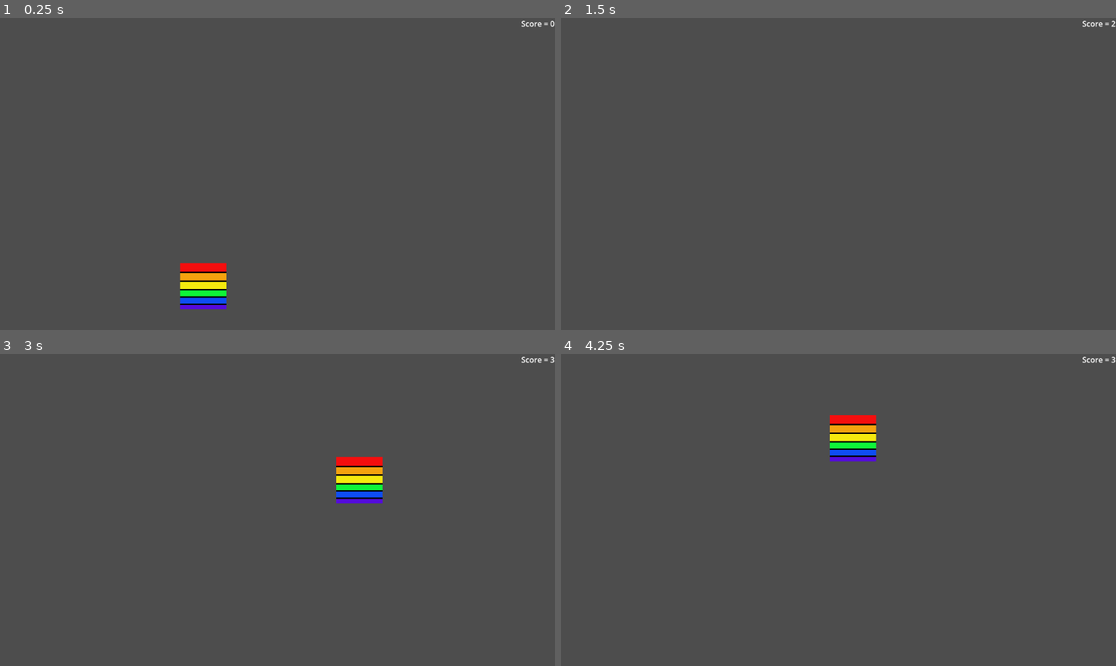
Above: before the commit, frames 1-4 (two rows, left to right).
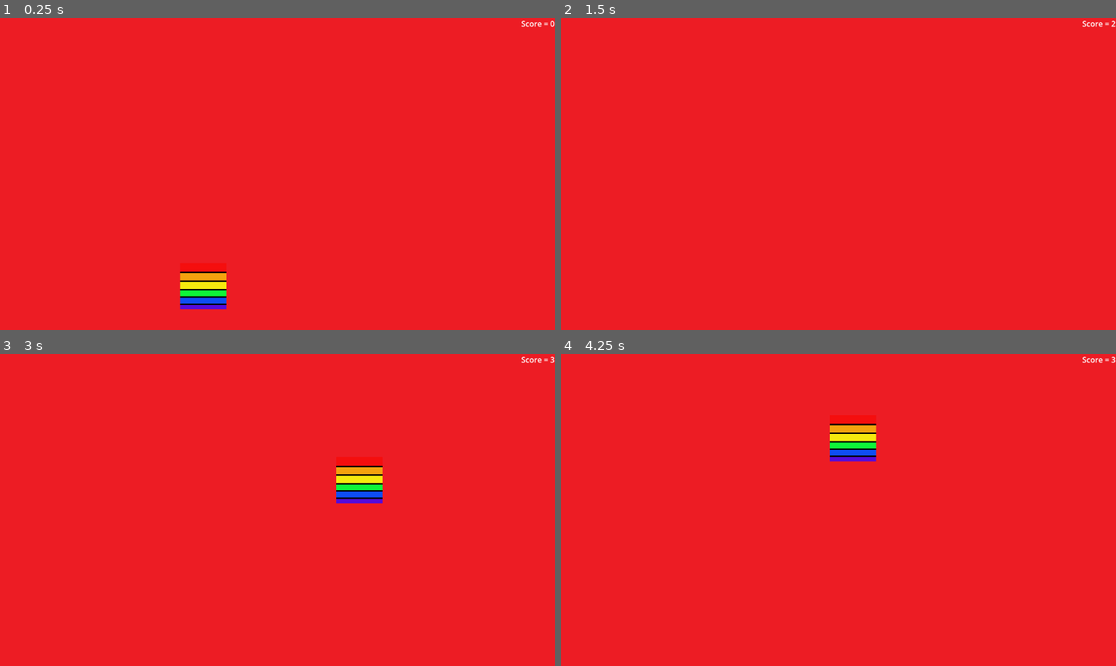
Above: after the commit, the same moments.

Repository: Kuro-Tie/freedom-game
Game: Godot game, scene res://scenes/random_button_clicker.tscn
Two runs of this game, one before a commit and one after it. Both use one fixed random seed, a clock stepped at 60 frames per second and the inputs below.
Inputs (mouse positions are in pixels of both pictures, inside the frame that each line leads up to):
- Up to frame 1 (0.25 s): no input
- Up to frame 2 (1.5 s): click (766, 286) at 0.5 s; click (794, 252) at 1.25 s
- Up to frame 3 (3 s): click (133, 556) at 2 s; tap Enter at 2.75 s
- Up to frame 4 (4.25 s): tap Space at 3.5 s

The runs differ from the first frame. In frame 1, 99% of the frame differs, in the area x 0-100%, y 0-100%; in frame 2, 100%; in frame 3, 99%; in frame 4, 99%.

Commit message:
Change background wih list load

Diff:
--- a/scenes/random_button_clicker.tscn
+++ b/scenes/random_button_clicker.tscn
@@ -1,12 +1,34 @@
-[gd_scene load_steps=3 format=3 uid="uid://cq0i6nnhamlmb"]
+[gd_scene load_steps=4 format=3 uid="uid://cq0i6nnhamlmb"]
 
 [ext_resource type="Script" uid="uid://cmnm36hp1bx3l" path="res://scripts/random_button_clicker.gd" id="1_b060s"]
+[ext_resource type="Texture2D" uid="uid://vi0l0jdllyeu" path="res://assets/red_background.png" id="2_4bdw1"]
 [ext_resource type="Texture2D" uid="uid://bg0p4cryqehhp" path="res://assets/asset.png" id="2_b060s"]
 
 [node name="RandomButtonClicker" type="Node"]
 script = ExtResource("1_b060s")
 
+[node name="Background" type="TextureRect" parent="."]
+anchors_preset = 15
+anchor_right = 1.0
+anchor_bottom = 1.0
+grow_horizontal = 2
+grow_vertical = 2
+texture = ExtResource("2_4bdw1")
+
 [node name="ChangePosition_Timer" type="Timer" parent="."]
+
+[node name="Congrats_Label" type="Label" parent="."]
+anchors_preset = 8
+anchor_left = 0.5
+anchor_top = 0.5
+anchor_right = 0.5
+anchor_bottom = 0.5
+offset_left = -0.5
+offset_top = -11.5
+offset_right = 0.5
+offset_bottom = 11.5
+grow_horizontal = 2
+grow_vertical = 2
 
 [node name="ClickMe" type="TextureButton" parent="."]
 offset_right = 40.0
@@ -22,23 +44,15 @@
 grow_horizontal = 0
 text = "Score = 0"
 
-[node name="Congrats_Label" type="Label" parent="."]
-anchors_preset = 8
-anchor_left = 0.5
-anchor_top = 0.5
-anchor_right = 0.5
-anchor_bottom = 0.5
-offset_left = -0.5
-offset_top = -11.5
-offset_right = 0.5
-offset_bottom = 11.5
-grow_horizontal = 2
-grow_vertical = 2
-
 [node name="Timer_For_Label_hide" type="Timer" parent="."]
 wait_time = 2.0
 one_shot = true
 
+[node name="change_background_timer" type="Timer" parent="."]
+wait_time = 5.0
+autostart = true
+
 [connection signal="timeout" from="ChangePosition_Timer" to="." method="changepos"]
 [connection signal="pressed" from="ClickMe" to="." method="_add_score"]
 [connection signal="timeout" from="Timer_For_Label_hide" to="." method="hide_to_label"]
+[connection signal="timeout" from="change_background_timer" to="." method="change_background"]
--- a/scripts/random_button_clicker.gd
+++ b/scripts/random_button_clicker.gd
@@ -1,6 +1,8 @@
 extends Node
 
+
 var score_number = 0 #Clicked Score number data variable
+
 
 func _ready():
 	$Congrats_Label.hide()
@@ -39,3 +41,8 @@
 
 func hide_to_label():
 	$Congrats_Label.hide()#Hides the label
+
+
+func change_background():
+	var MY_list_background = ["res://assets/red_background.png","res://assets/orange_background.png","res://assets/yellow_blackground.png","res://assets/green_background.png","res://assets/blue_background.png","res://assets/purple_background.png"]
+	$Background.texture = load(MY_list_background.pick_random())
